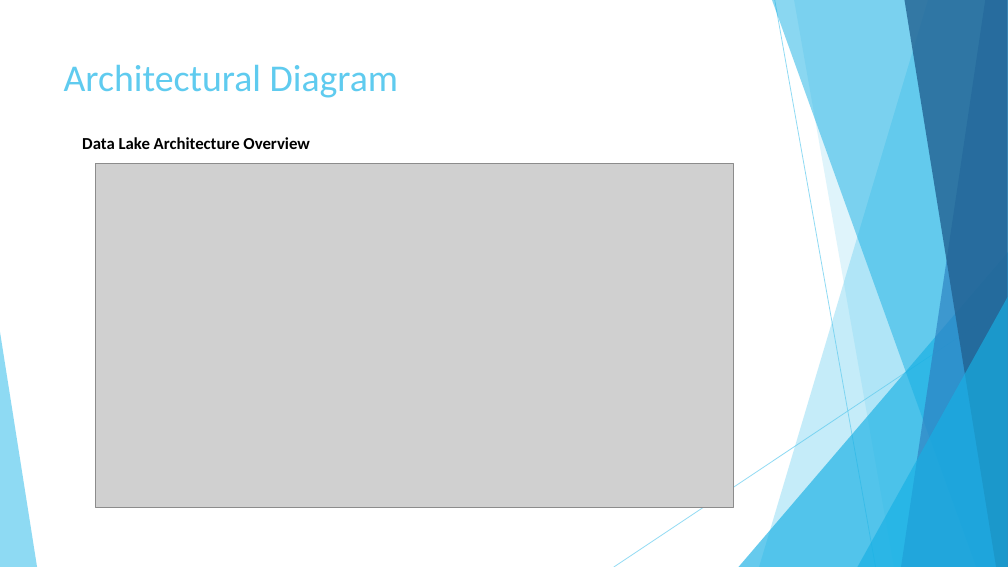
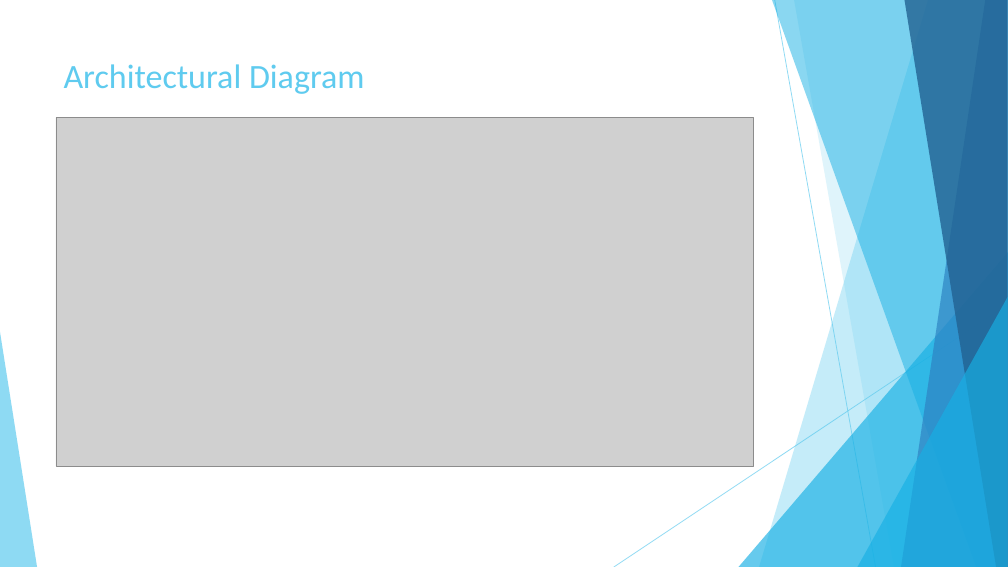
Before and after one commit to rdinesh808/Data_Lake_Construction_and_Querying_With_PySpark, a slide deck: slide 4 of Data_Lake_Construction_and_Querying_With_PySpark.pptx. Drawn at 1008x567 pixels with LibreOffice and Linux fonts; fonts in the diff are those of the drawing; grey boxes stand for pictures. Boxes give left, top, right and bottom in pixels: in the first picture for what was removed or moved away, otherwise in the second. Text is boxed around its words. In the diff, an @@ line names an element or a change of style, - is before the commit and + after.

```diff
--- a/Data_Lake_Construction_and_Querying_With_PySpark.pptx
+++ b/Data_Lake_Construction_and_Querying_With_PySpark.pptx
@@ title "Architectural Diagram" at [64,64,365,94]: size 36 to 32.4 pt @@
@@ picture: place and size @@
-picture at [95,163,734,507]
+picture at [56,118,754,467]
@@ text removed at [82,137,309,149] @@
-Data Lake Architecture Overview
```
Also in this commit, not shown: 1 other slide changed, 2 other files.
